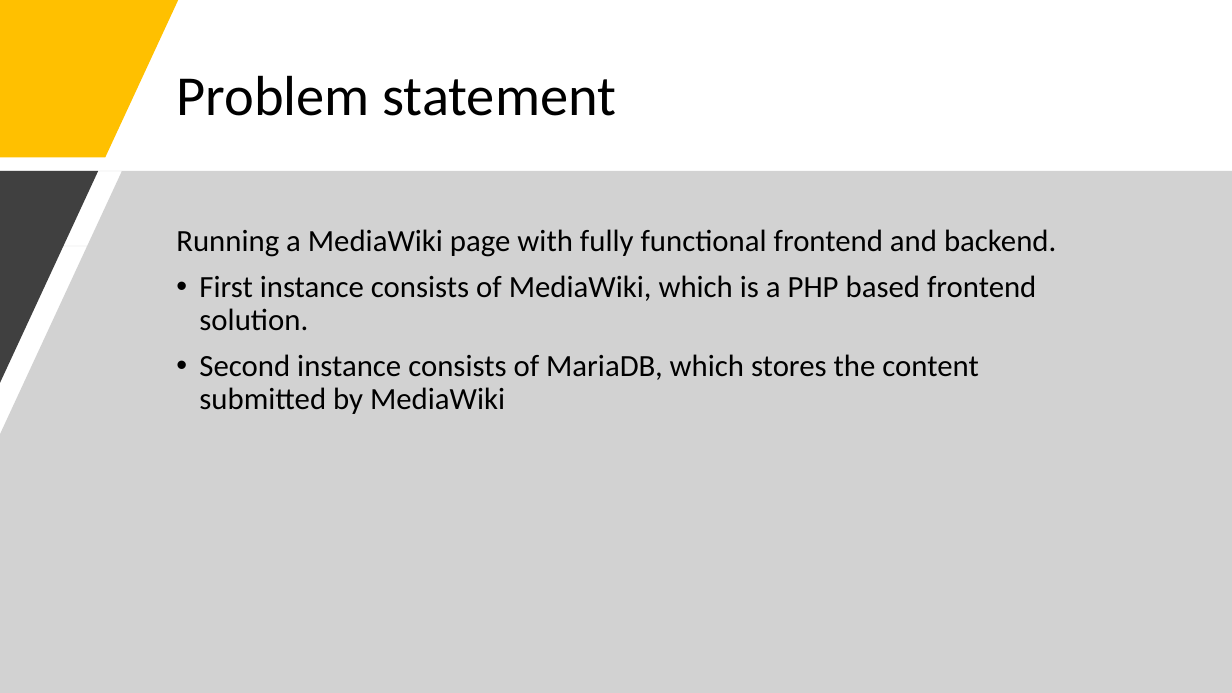
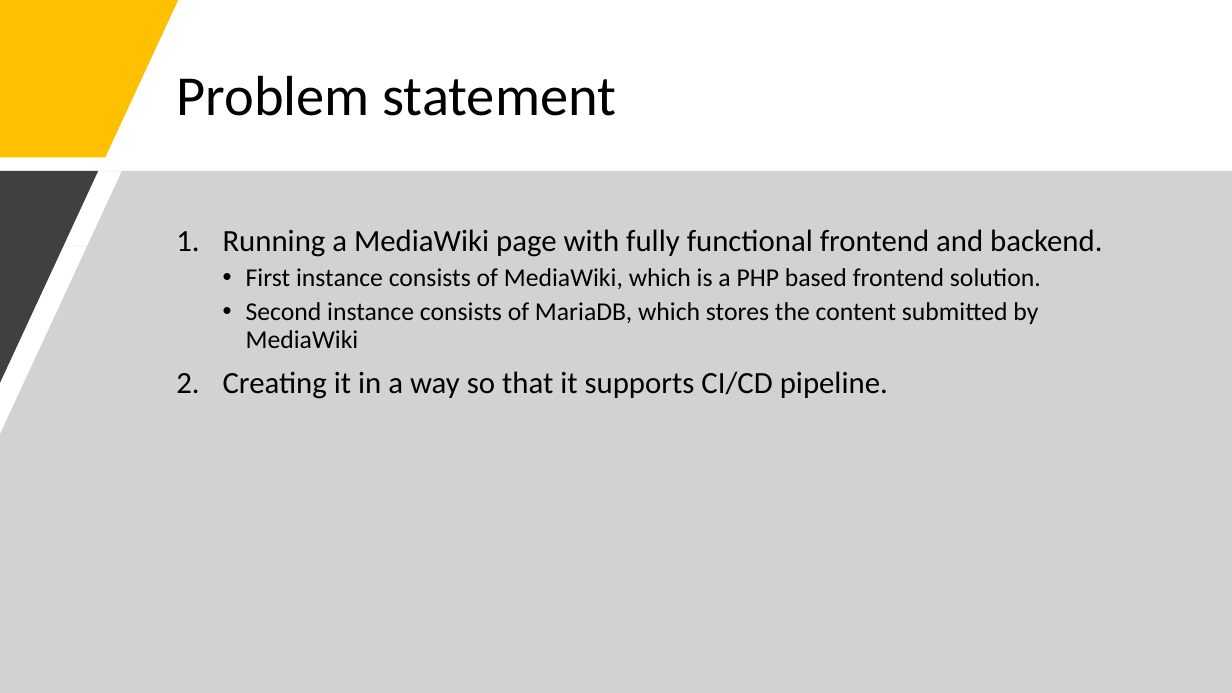
Before and after one commit to mukeshnegi2108/ThoughtWorks, a slide deck: slide 1 of Presentation.pptx. Drawn at 1232x693 pixels with LibreOffice and Linux fonts; fonts in the diff are those of the drawing. Boxes give left, top, right and bottom in pixels: in the first picture for what was removed or moved away, otherwise in the second. Text is boxed around its words. In the diff, an @@ line names an element or a change of style, - is before the commit and + after.

```diff
--- a/Presentation.pptx
+++ b/Presentation.pptx
@@ text at (223, 229, 1102, 348): size 24 to 20 pt in "First instance consists of MediaWiki, which is ...", "Second instance consists of MariaDB, which stores ..."; bullet none to 1.; list level 1 to 2 in "First instance consists of MediaWiki, ..."; list level 1 to 2 in "Second instance consists of MariaDB, ..." @@
@@ text at (223, 371, 888, 399): paragraph added @@
+2. Creating it in a way so that it supports CI/CD pipeline.
```
Also in this commit, not shown: 1 other slide changed, 5 slides added, 1 other file.
